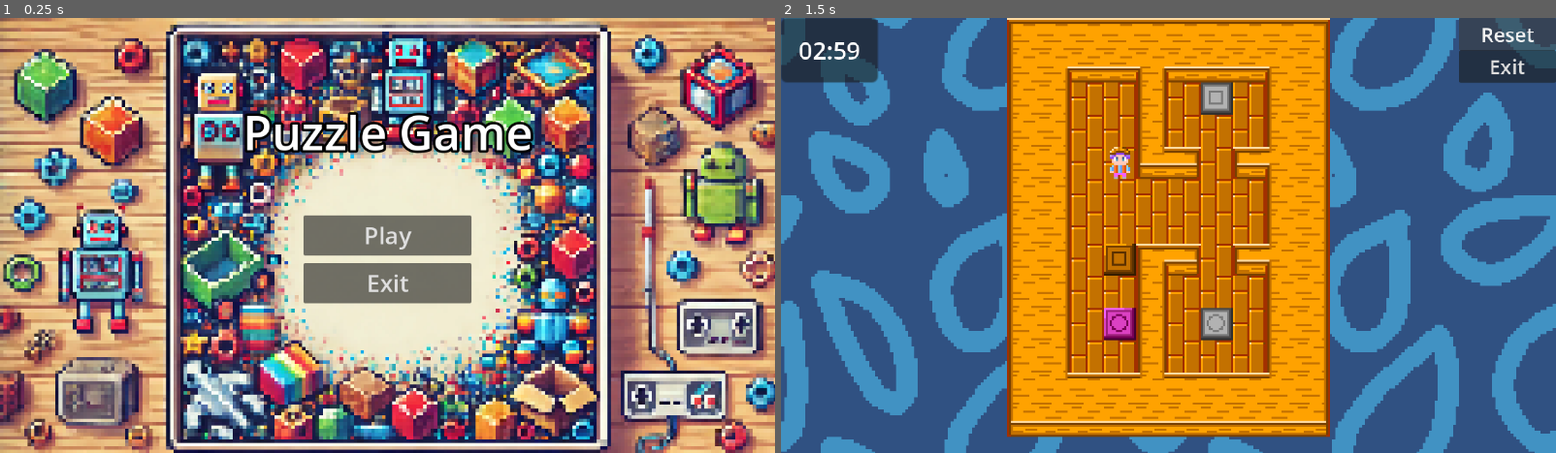
Above: before the commit, frames 1-2 (left to right).
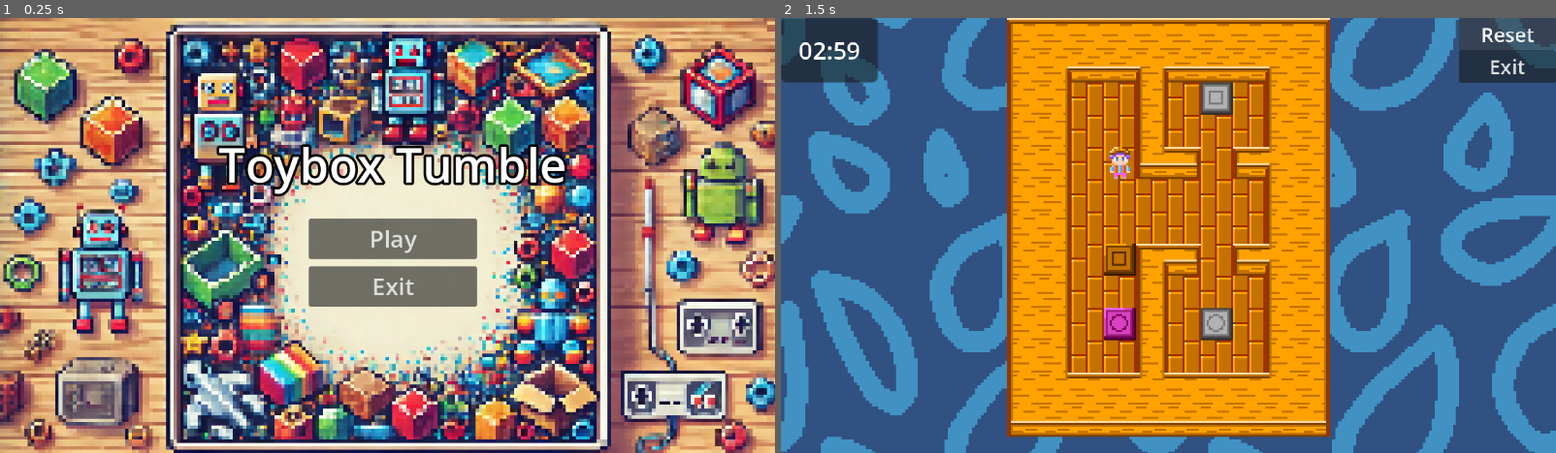
Above: after the commit, the same moments.

Repository: N3K0014/PuzzleGame
Game: Godot game, scene res://Main_Menu/main_menu.tscn
Two runs of this game, one before a commit and one after it. Both use one fixed random seed, a clock stepped at 60 frames per second and the inputs below.
Inputs:
- Up to frame 1 (0.25 s): no input
- Up to frame 2 (1.5 s): click "Play" at 0.5 s; click "Reset" at 1.25 s

The runs differ from the first frame. In frame 1, 6.1% of the frame differs, in the area x 27-74%, y 21-67%; in frame 2, nothing differs.

Commit message:
fixes
+bgm
+more fix

Diff:
--- a/Main_Menu/main_menu.tscn
+++ b/Main_Menu/main_menu.tscn
@@ -16,9 +16,18 @@
 script = ExtResource("1_fn8iv")
 
 [node name="Panel" type="Panel" parent="."]
-layout_mode = 0
-offset_right = 1152.0
-offset_bottom = 648.0
+layout_mode = 1
+anchors_preset = 8
+anchor_left = 0.5
+anchor_top = 0.5
+anchor_right = 0.5
+anchor_bottom = 0.5
+offset_left = -576.0
+offset_top = -324.0
+offset_right = 576.0
+offset_bottom = 324.0
+grow_horizontal = 2
+grow_vertical = 2
 theme_override_styles/panel = SubResource("StyleBoxTexture_go3pg")
 
 [node name="Label" type="Label" parent="Panel"]
@@ -28,17 +37,17 @@
 anchor_top = 0.5
 anchor_right = 0.5
 anchor_bottom = 0.5
-offset_left = -123.0
-offset_top = -182.0
-offset_right = 123.0
-offset_bottom = -127.0
+offset_left = -251.0
+offset_top = -154.0
+offset_right = 266.0
+offset_bottom = -58.0
 grow_horizontal = 2
 grow_vertical = 2
 theme_override_colors/font_color = Color(1, 1, 1, 1)
 theme_override_colors/font_outline_color = Color(0, 0, 0, 1)
 theme_override_constants/outline_size = 15
 theme_override_font_sizes/font_size = 70
-text = "Puzzle Game"
+text = "Toybox Tumble"
 
 [node name="PlayButton" type="Button" parent="Panel"]
 layout_mode = 1
@@ -47,10 +56,10 @@
 anchor_top = 0.5
 anchor_right = 0.5
 anchor_bottom = 0.5
-offset_left = -125.0
-offset_top = -30.0
-offset_right = 125.0
-offset_bottom = 30.0
+offset_left = -117.5
+offset_top = -25.5
+offset_right = 132.5
+offset_bottom = 34.5
 grow_horizontal = 2
 grow_vertical = 2
 theme_override_font_sizes/font_size = 35
@@ -63,10 +72,10 @@
 anchor_top = 0.5
 anchor_right = 0.5
 anchor_bottom = 0.5
-offset_left = -125.0
-offset_top = 41.0
-offset_right = 125.0
-offset_bottom = 101.0
+offset_left = -117.5
+offset_top = 45.5
+offset_right = 132.5
+offset_bottom = 105.5
 grow_horizontal = 2
 grow_vertical = 2
 theme_override_font_sizes/font_size = 35
--- a/Scenes/camera.gd
+++ b/Scenes/camera.gd
@@ -28,3 +28,7 @@
 
 func _on_lose_dialog_canceled() -> void:
 	get_tree().quit()
+
+
+func _on_win_dialog_canceled() -> void:
+	NextLevel.Next()
--- a/Scenes/camera.tscn
+++ b/Scenes/camera.tscn
@@ -1,6 +1,7 @@
-[gd_scene load_steps=2 format=3 uid="uid://cdijncj0n7ufl"]
+[gd_scene load_steps=3 format=3 uid="uid://cdijncj0n7ufl"]
 
 [ext_resource type="Script" path="res://Scenes/camera.gd" id="1_s2sdw"]
+[ext_resource type="AudioStream" uid="uid://ctes3t2l4fdrd" path="res://Assets/Sounds/ほんわかぷっぷー.mp3" id="2_12tst"]
 
 [node name="Camera2D" type="Camera2D"]
 anchor_mode = 0
@@ -71,6 +72,13 @@
 horizontal_alignment = 1
 vertical_alignment = 1
 
+[node name="BGM" type="AudioStreamPlayer" parent="."]
+stream = ExtResource("2_12tst")
+volume_db = -10.0
+autoplay = true
+parameters/looping = false
+
+[connection signal="canceled" from="WinDialog" to="." method="_on_win_dialog_canceled"]
 [connection signal="confirmed" from="WinDialog" to="." method="_on_confirmation_dialog_confirmed"]
 [connection signal="canceled" from="LoseDialog" to="." method="_on_lose_dialog_canceled"]
 [connection signal="confirmed" from="LoseDialog" to="." method="_on_lose_dialog_confirmed"]
Not shown, added: Assets/Sounds/ほんわかぷっぷー.mp3.import
Not shown, added: export_presets.cfg
Not shown, added: Assets/Sounds/ほんわかぷっぷー.mp3
